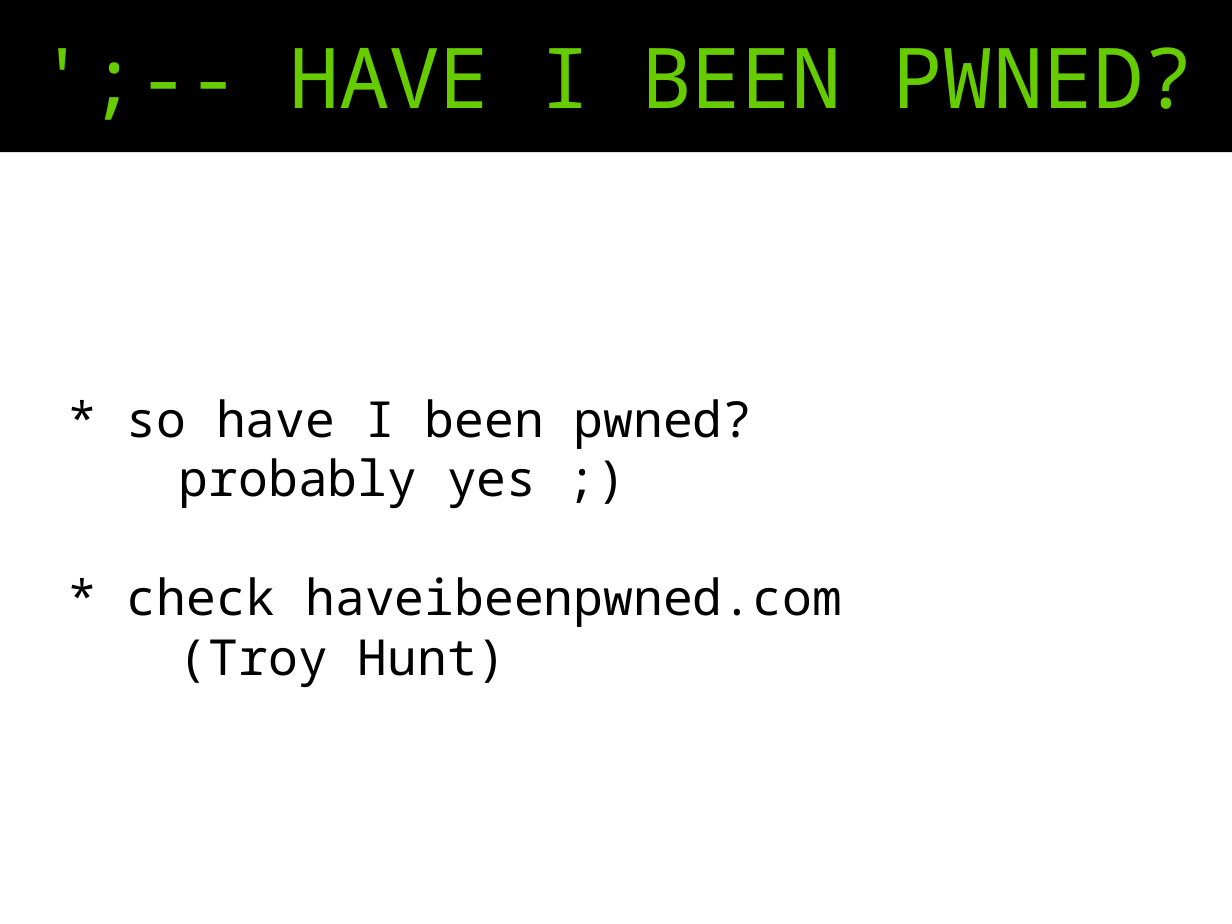
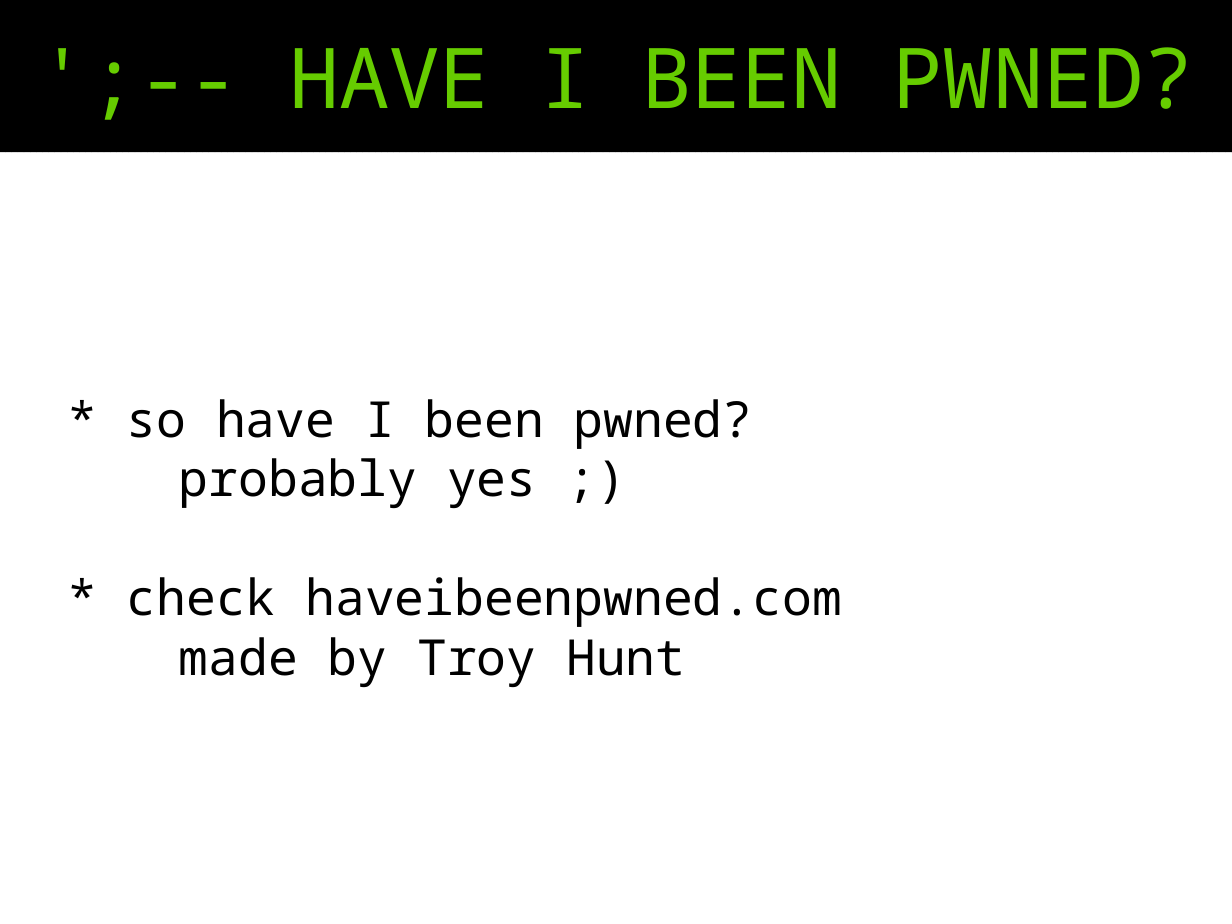
Before and after one commit to pjackowski/presentations, a slide deck: slide 7 of 04-password-security/04-password-security-slides.odp. Drawn at 1232x924 pixels with LibreOffice and Linux fonts; fonts in the diff are those of the drawing. Boxes give left, top, right and bottom in pixels: in the first picture for what was removed or moved away, otherwise in the second. Text is boxed around its words. In the diff, an @@ line names an element or a change of style, - is before the commit and + after.

```diff
--- a/04-password-security/04-password-security-slides.odp
+++ b/04-password-security/04-password-security-slides.odp
@@ subtitle at box(179, 637, 685, 687): text changed @@
-(Troy Hunt)
+made by Troy Hunt
```
Also in this commit, not shown: 6 other slides changed.
